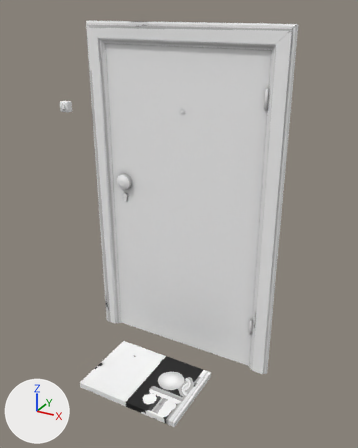
An edit to the Blender file Models/doors/door.blend, drawn before and after from the same camera.
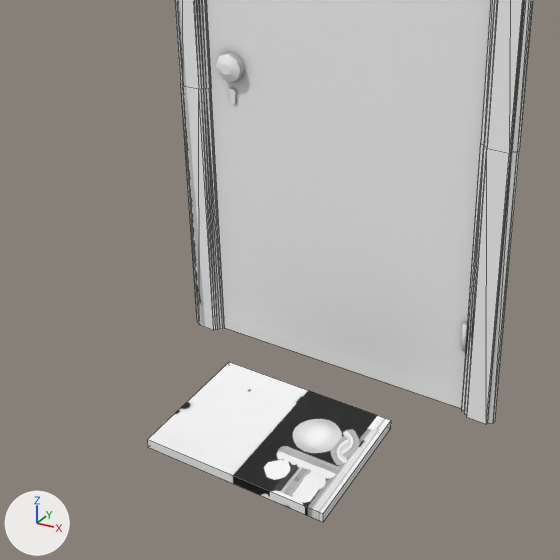
Each version is shown whole from a 50 mm lens placed at (1.301, -2.434, 1.117), pointed at (0.099, -0.248, 0.024), then close up on the part from 0% to 84% of the width and 32% to 100% of the height. The axes (+X, +Y, +Z) are drawn at lower left. The lights are the same throughout. The close-ups show mesh edges as thin lines.

The older version as bpy lines, for what is in view:
```python
me_cube = bpy.data.meshes.new('Cube')
me_cube.from_pydata(...)  # 8 vertices, 5 faces; spans x -0.319..0.319, y -0.226..0.226, z 0.004..0.037
me_cube.materials.append(mat_door)  # picture img_ao3
me_cube_015 = bpy.data.meshes.new('Cube.015')
me_cube_015.from_pydata(...)  # 88 vertices, 126 faces; spans x -0.61..0.6, y -0.01..0.02, z -1.2..0.8
me_cube_015.materials.append(mat_door)  # picture img_ao3
me_sphere_001 = bpy.data.meshes.new('Sphere.001')
me_sphere_001.from_pydata(...)  # 4 vertices, 1 face; spans x -0.49..0.49, y 0.0, z -0.95..0.95
me_sphere_001.materials.append(mat_door)  # picture img_ao3
ob_base = bpy.data.objects.new('base', me_sphere_001)
ob_base.location = (0.0, -0.029, -0.007)
ob_frames_1 = bpy.data.objects.new('frames_1', me_cube_015)
ob_frames_1.location = (0.0, -0.049, 0.247)
ob_pad = bpy.data.objects.new('pad', me_cube)
ob_pad.location = (0.0, -0.472, -0.945)
# also in view: 'doorhandle-base_1' at (-0.4, -0.045, 0.083)
```
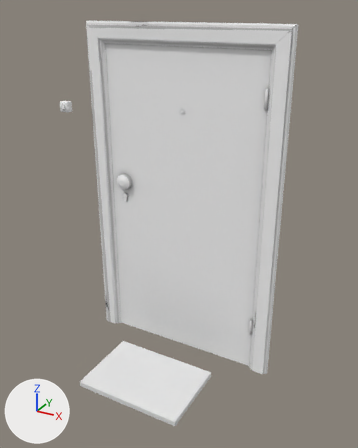
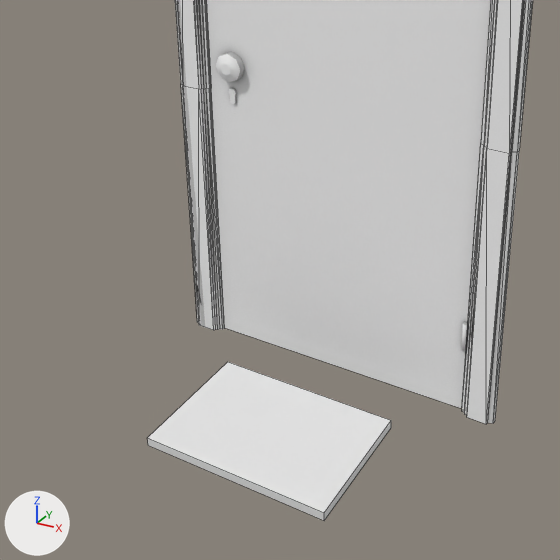
Boxes [x1, y1, x2, y2] around the edits, measured in the close-ups (560 x 560 px):
'pad', recoloured, mesh rescaled, moved: before [148, 362, 391, 522]; after [147, 362, 391, 521]

The edits, one by one:
me_cube has 8 vertices, 5 faces and spans x -0.319..0.319, y -0.226..0.226, z 0.004..0.037.
me_cube is used by ob_pad; location (0.0, -0.472, -0.945).
me_cube no longer uses material mat_door (picture img_ao3).
me_cube part 1: the whole mesh is scaled about its middle by (1.01, 0.989, 0.908), then moved by (0.0, 0.0, -0.021).
Object 'pad' (ob_pad) moves from (0.0, -0.472, -0.945) to (-0.002, -0.47, -0.924).
